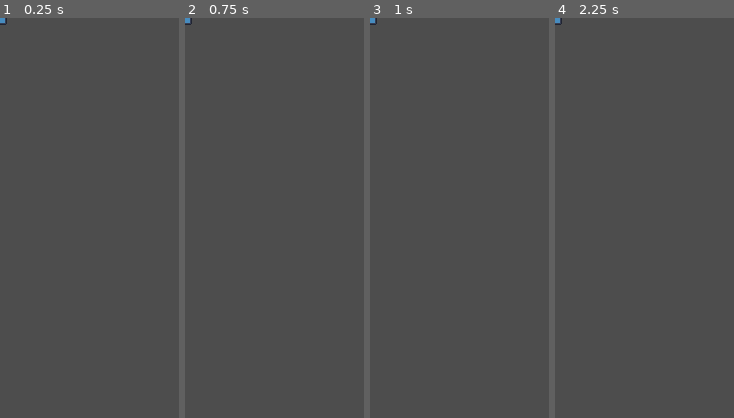
Above: before the commit, frames 1-4 (left to right).
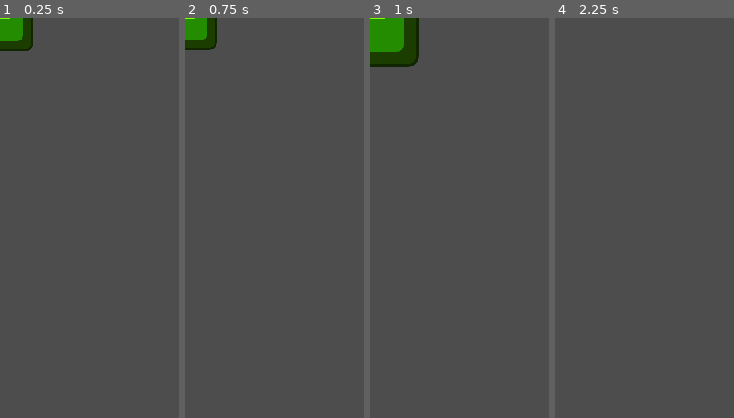
Above: after the commit, the same moments.

Repository: Juawo/space-shooter
Game: Godot game, scene res://scenes/game/enemies/enemie1/enemie_1.tscn
Same seed, same stepped clock (60 frames per second), same inputs: the game is played once before the commit and once after it. This scene is started directly instead of the project's main scene. The engine's default icon, where the game draws it, is replaced by a stand-in: a white triangle on a blue panel in a dark square.
Inputs (mouse positions are % of the whole screen's width and height, from its top left):
- Up to frame 1 (0.25 s): no input
- Up to frame 2 (0.75 s): tap Enter at 0.5 s; move the mouse to (72, 45) at 0.52 s; hold Right (ui_right) from 0.53 s (still down); click (72, 45) at 0.67 s
- Up to frame 3 (1 s): keep holding Right (ui_right)
- Up to frame 4 (2.25 s): move the mouse to (30, 55) at 1.27 s; release Right (ui_right) at 1.28 s; hold Left (ui_left) 1.28-2.03 s; click (30, 55) at 1.42 s; tap Space at 2 s; move the mouse to (60, 28) at 2.02 s; hold Right (ui_right) from 2.03 s (still down); click (60, 28) at 2.17 s
The pictures show only the part of the screen within x 0-50%, y 0-50%; the shares and areas given below are measured in that part.

The runs differ from the first frame. In frame 1, 1.5% of the frame differs, in the area x 0-19%, y 0-9%; in frame 2, 1.4%; in frame 3, 3.3%, in the area x 0-28%, y 0-13%; in frame 4, less than 0.1%.

Commit message:
Enhance enemy1 and base behavior: add visual effects, adjust scaling, and refine death handling

Diff:
--- a/scenes/game/enemies/enemie1/enemie_1.tscn
+++ b/scenes/game/enemies/enemie1/enemie_1.tscn
@@ -5,3 +5,9 @@
 
 [node name="Enemie1" instance=ExtResource("1_5gf4d")]
 script = ExtResource("2_7a6fx")
+
+[node name="Sprite2D" parent="." index="0"]
+modulate = Color(0.49803922, 1, 0, 1)
+
+[node name="ParticleDie" parent="." index="2"]
+lifetime = 0.5
--- a/scenes/game/enemies/enemie_base.tscn
+++ b/scenes/game/enemies/enemie_base.tscn
@@ -11,6 +11,7 @@
 point_count = 2
 
 [node name="EnemieBase" type="Area2D" groups=["Enemy"]]
+scale = Vector2(5, 5)
 collision_layer = 2
 collision_mask = 5
 script = ExtResource("1_d3nni")
@@ -26,6 +27,7 @@
 [node name="ParticleDie" type="CPUParticles2D" parent="."]
 emitting = false
 amount = 15
+lifetime = 0.7
 one_shot = true
 speed_scale = 1.4
 explosiveness = 1.0
@@ -35,11 +37,14 @@
 emission_sphere_radius = 2.36
 spread = 180.0
 gravity = Vector2(0, 0)
+initial_velocity_min = 20.0
+initial_velocity_max = 30.0
 angular_velocity_min = -74.23
 angular_velocity_max = 44.54
 radial_accel_min = 16.43
 radial_accel_max = 50.0
-scale_amount_min = 0.5
+scale_amount_min = 2.5
+scale_amount_max = 12.0
 scale_amount_curve = SubResource("Curve_d3nni")
 
 [node name="ShootTimer" type="Timer" parent="."]
--- a/scripts/game/enemies/enemie1/enemie_1.gd
+++ b/scripts/game/enemies/enemie1/enemie_1.gd
@@ -1 +1,5 @@
 extends "res://scripts/game/enemies/enemie_base.gd"
+
+func _input(event: InputEvent) -> void:
+	if event is InputEventMouseButton:
+		die()
--- a/scripts/game/enemies/enemie_base.gd
+++ b/scripts/game/enemies/enemie_base.gd
@@ -4,8 +4,10 @@
 @export var score_value := 10
 @export var can_shoot := false
 @export var base_color := Color.CHARTREUSE
+
 @onready var particle_die: CPUParticles2D = $ParticleDie
 @onready var shoot_timer: Timer = $ShootTimer
+@onready var sprite_2d: Sprite2D = $Sprite2D
 
 func _ready() -> void:
 	if can_shoot:
@@ -26,8 +28,8 @@
 func dieTween() -> Tween:
 	var tween = get_tree().create_tween()
 	tween.set_ease(Tween.EASE_IN_OUT)
-	tween.set_trans(Tween.TRANS_ELASTIC)
-	tween.tween_property(self, "scale", Vector2(1.5, 1.5), 0.3)
+	tween.set_trans(Tween.TRANS_BACK)
+	tween.tween_property(self, "scale", Vector2(7.5, 7.5), 0.4)
 	return tween
 
 func die():
@@ -39,9 +41,15 @@
 	if can_shoot:
 		shoot_timer.paused = true
 
+	# Toca o Tween para aumentar o inimigo antes de morrer
 	await dieTween().finished
+
+	# Esconde o sprite para tocar so as particulas
+	sprite_2d.visible = false
+
 	# Dispara particula de explodir
 	particle_die.emitting = true
+
 	# Espera as particulas encerrarem para liberar da memoria
 	await particle_die.finished
 
